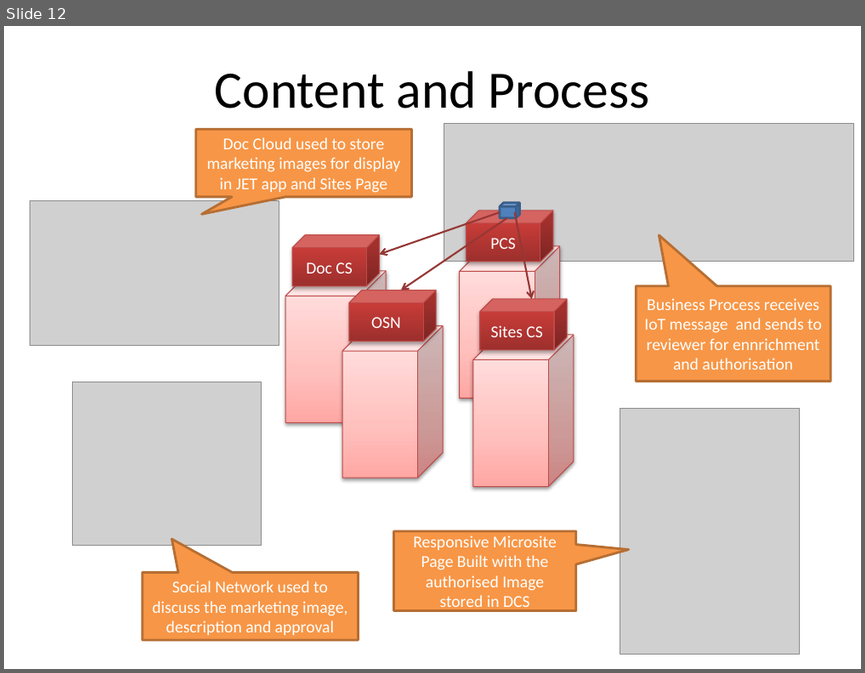
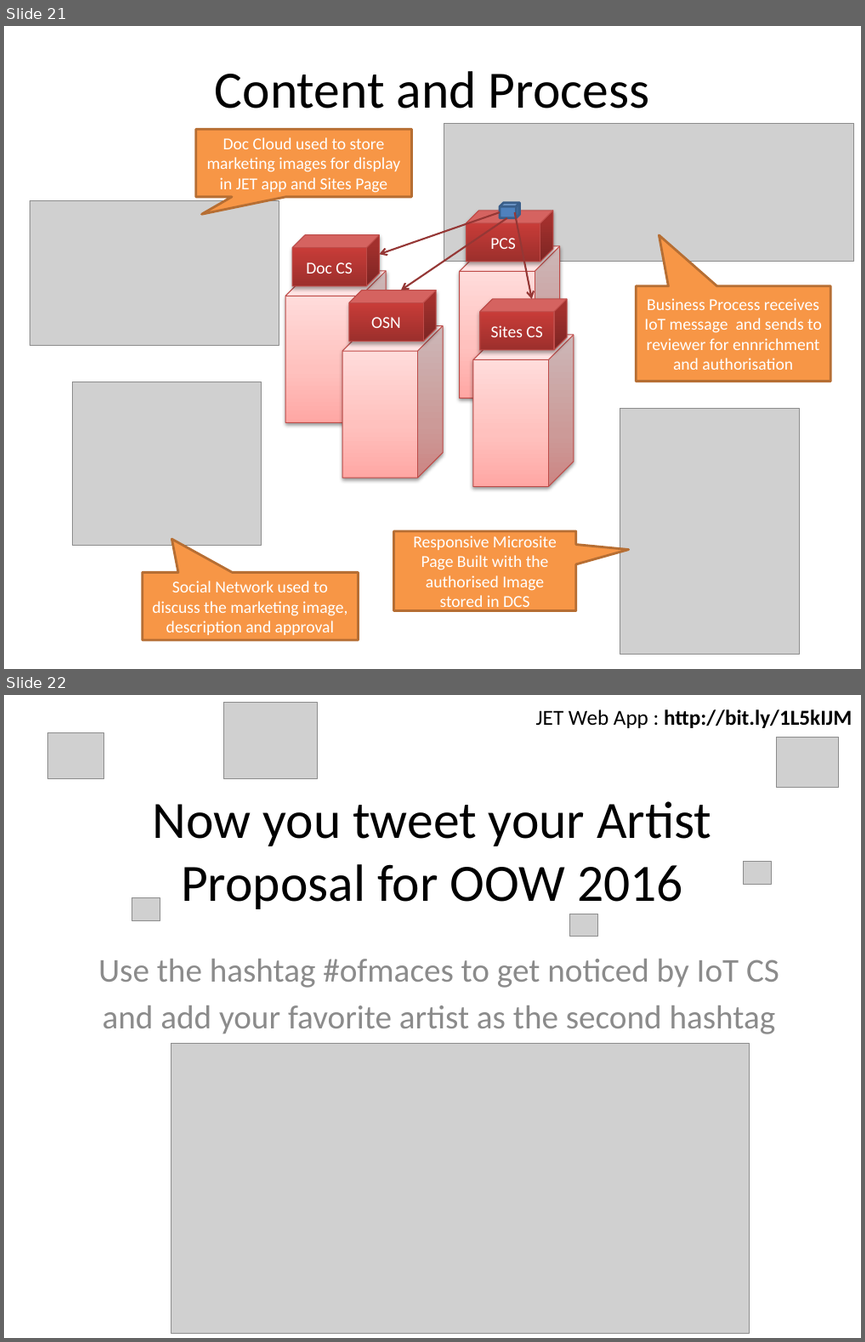
Before and after one commit to lucasjellema/aced-cloud-demo-ofmw2016-valencia, a slide deck: soaring-through-the-clouds-ofmw-forum2016-valencia-demo.pptx. Shown one above the other, each under a label of ours: slide 12 before the commit, slides 21 and 22 after it. The pictures are 865x673 and 865x1342 pixels, drawn with LibreOffice and Linux fonts; fonts in the diff are those of the drawing; grey boxes stand for pictures; background and template pictures are left out. Boxes give left, top, right and bottom in pixels: in the first picture for what was removed or moved away, otherwise in the second. Text is boxed around its words. In the diff, an @@ line names an element or a change of style, - is before the commit and + after.

Commit message:
Added Wilfred's slides; also added a Tweet your head off slide to start IoT CS

```diff
--- a/soaring-through-the-clouds-ofmw-forum2016-valencia-demo.pptx
+++ b/soaring-through-the-clouds-ofmw-forum2016-valencia-demo.pptx
@@ slide 22 added at (4, 695, 861, 1338), background #FFFFFF @@
@@ picture added at (224, 703, 318, 779) @@
@@ text added at (536, 709, 851, 728), 18 pt, text #000000, bold @@
+JET Web App : http://bit.ly/1L5kIJM
@@ picture added at (47, 732, 104, 778) @@
@@ picture added at (777, 737, 839, 788) @@
@@ title added at (152, 801, 711, 909), 44 pt, text #000000 @@
+Now you tweet your Artist Proposal for OOW 2016
@@ picture added at (743, 862, 771, 885) @@
@@ picture added at (132, 897, 160, 920) @@
@@ picture added at (569, 913, 598, 936) @@
@@ subtitle added at (98, 959, 779, 1034), 28 pt, text #8C8C8C @@
+Use the hashtag #ofmaces to get noticed by IoT CS
+and add your favorite artist as the second hashtag
@@ picture added at (171, 1043, 749, 1333) @@
@@ what was slide 12 is now slide 21 @@
```
Also in this commit, not shown: 9 other slides added.
